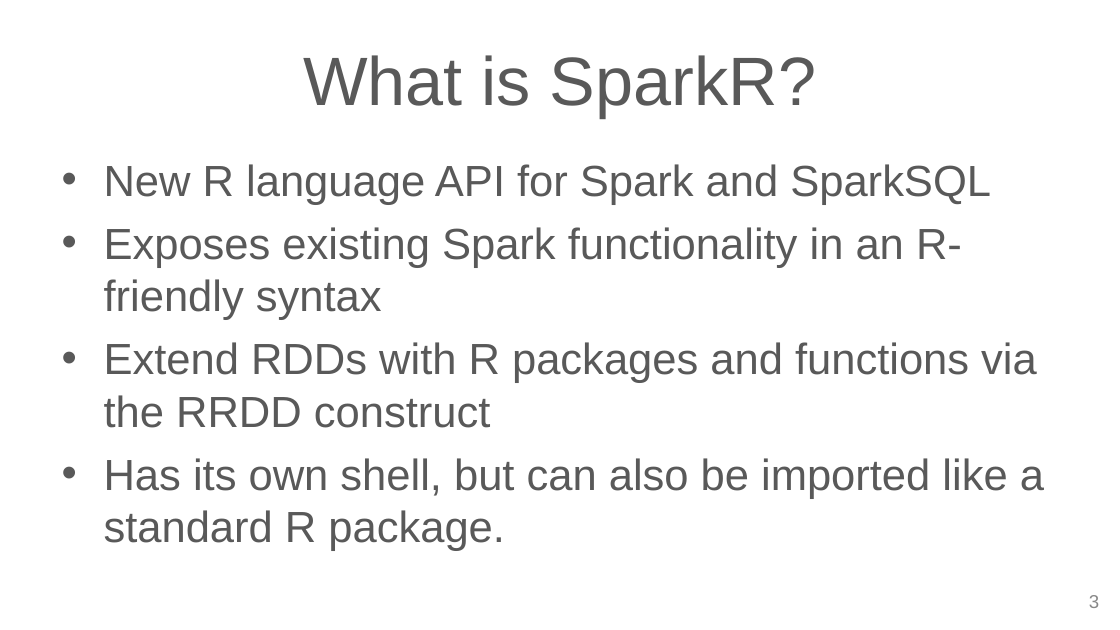
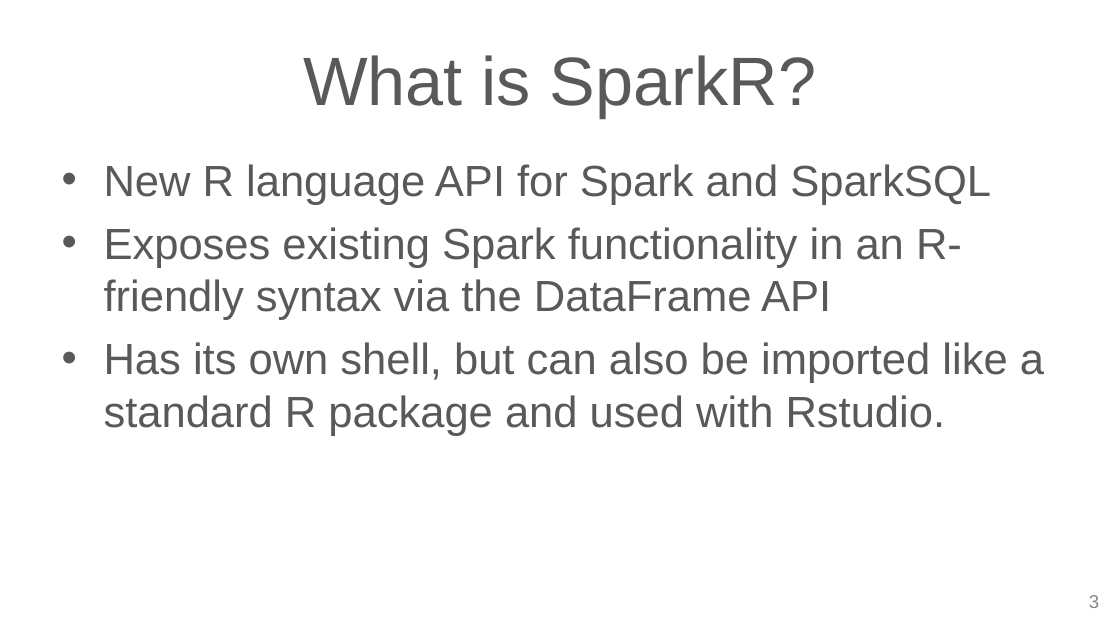
Before and after one commit to cafreeman/SparkR_DataFrame_Demo, a slide deck: slide 3 of SS_DataFrame_Slides.pptx. Drawn at 1120x630 pixels with LibreOffice and Linux fonts; fonts in the diff are those of the drawing; background and template pictures are left out. Boxes give left, top, right and bottom in pixels: in the first picture for what was removed or moved away, otherwise in the second. Text is boxed around its words. In the diff, an @@ line names an element or a change of style, - is before the commit and + after.

```diff
--- a/SS_DataFrame_Slides.pptx
+++ b/SS_DataFrame_Slides.pptx
@@ text at (104, 227, 1044, 436): text changed @@
-• Exposes existing Spark functionality in an R-friendly syntax
-• Extend RDDs with R packages and functions via the RRDD construct
-• Has its own shell, but can also be imported like a standard R package.
+• Exposes existing Spark functionality in an R-friendly syntax via the DataFrame API
+• Has its own shell, but can also be imported like a standard R package and used with Rstudio.
```
Also in this commit, not shown: 16 other slides changed, 11 slides added, 1 other file.
